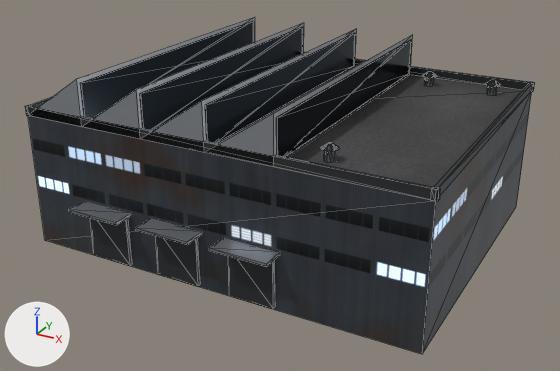
A saved change to the glTF model public/assets/building_08.glb.
Both versions are drawn from a camera (50 mm lens) standing at (31.2, -58.9, 33.1) and looking at (0.1, -2.4, 4.9). Lighting does not change. The marker at lower left points along +X, +Y and +Z. The picture after the commit comes second. Mesh edges are drawn as thin lines. Where no turn or scale is listed for an object, it has been applied to the vertices.

Names of what the first picture shows: 'Render'.
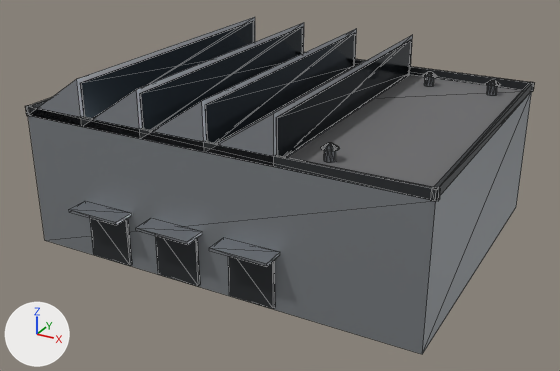
Changed parts and their boxes (x1, y1, x2, y2) in the pictures (560 x 371 px):
'Render', surface changed (lighter): (27, 68, 532, 354) in both

Patch to the scene script:
```diff
--- a/public/assets/building_08.glb.py
+++ b/public/assets/building_08.glb.py
@@ mat_facade_industrial @@
 n0 = _N.new('ShaderNodeBsdfPrincipled'); n0.name = 'Principled BSDF'
-n0.inputs[1].default_value = 0.55  # 'Metallic'
-n0.inputs[2].default_value = 0.45  # 'Roughness'
-n0.inputs[28].default_value = 2.0  # 'Emission Strength'
+n0.inputs[0].default_value = (0.28, 0.3, 0.32, 1.0)  # 'Base Color', grey #909599
+n0.inputs[1].default_value = 0.6  # 'Metallic'
 n1 = _N.new('ShaderNodeOutputMaterial'); n1.name = 'Material Output'
-n2 = _N.new('ShaderNodeTexImage'); n2.name = 'Image Texture'
-n2.image = img_facade_metal_emit
-n3 = _N.new('ShaderNodeTexImage'); n3.name = 'Image Texture.001'
-n3.image = img_facade_metal
 _L.new(n0.outputs[0], n1.inputs[0])  # 'BSDF' to 'Surface'
-_L.new(n2.outputs[0], n0.inputs[27])  # 'Color' to 'Emission Color'
-_L.new(n3.outputs[0], n0.inputs[0])  # 'Color' to 'Base Color'
@@ mat_roof_tar @@
 mat_roof_tar = principled_material('Roof_Tar')
-mat_roof_tar.texture = img_roof
-mat_roof_tar.roughness = 0.92
+mat_roof_tar.base_color = (0.15, 0.15, 0.155)  # dark grey #6c6c6e
+mat_roof_tar.roughness = 0.9
```
